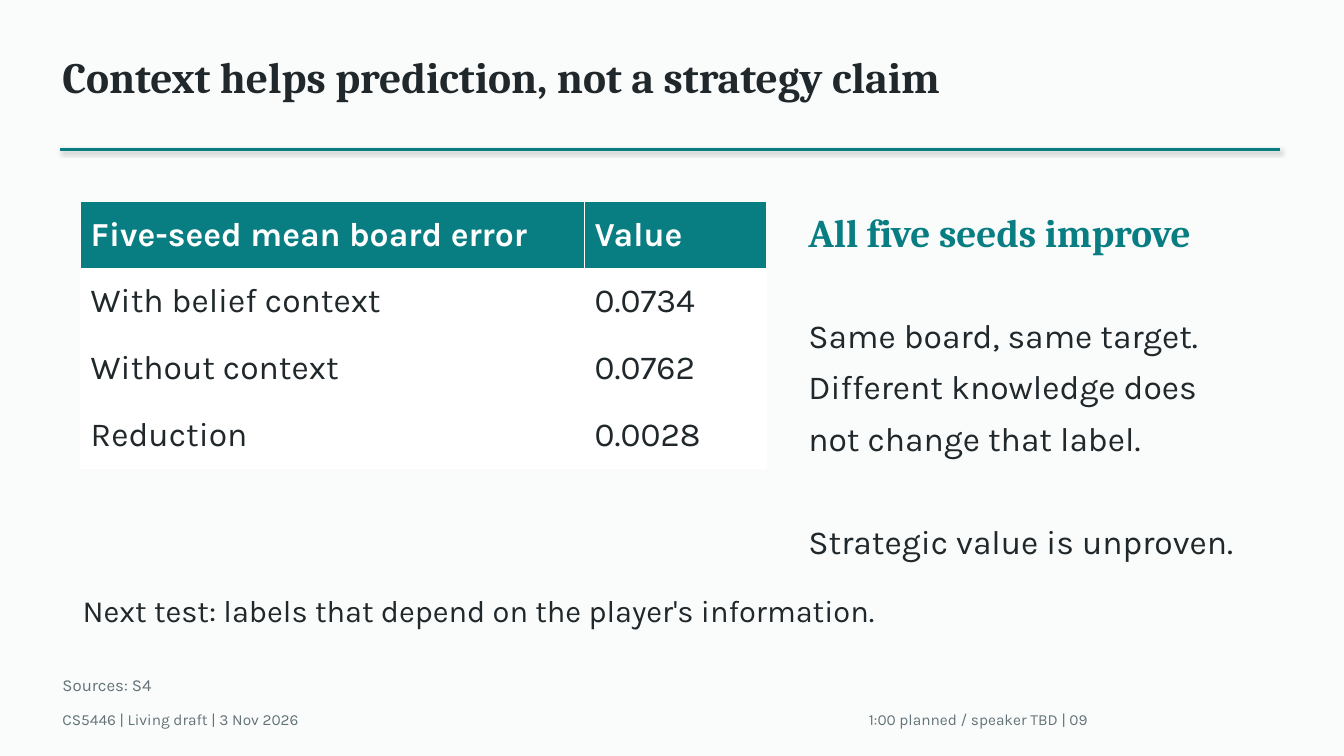
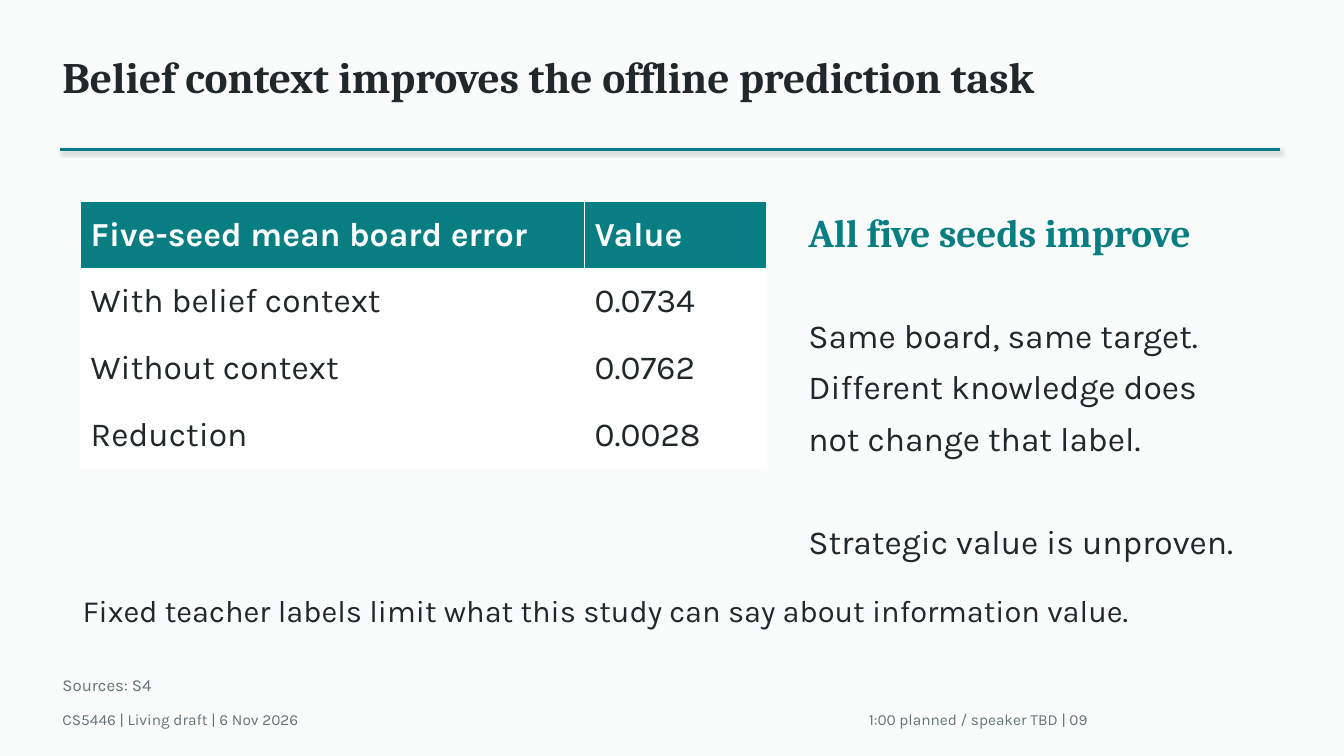
Before and after one commit to Mr-Teal/CS5446_project, a slide deck: slide 9 of docs/drafts/presentation-draft.pptx. Drawn at 1344x756 pixels with LibreOffice and Linux fonts; fonts in the diff are those of the drawing. Boxes give left, top, right and bottom in pixels: in the first picture for what was removed or moved away, otherwise in the second. Text is boxed around its words. In the diff, an @@ line names an element or a change of style, - is before the commit and + after.

```diff
--- a/docs/drafts/presentation-draft.pptx
+++ b/docs/drafts/presentation-draft.pptx
@@ text at [62, 62, 1034, 102]: text changed @@
-Context helps prediction, not a strategy claim
+Belief context improves the offline prediction task
@@ text at [83, 601, 1128, 630]: text changed @@
-Next test: labels that depend on the player's information.
+Fixed teacher labels limit what this study can say about information value.
@@ text at [62, 714, 298, 729]: text changed @@
-CS5446 | Living draft | 3 Nov 2026
+CS5446 | Living draft | 6 Nov 2026
```
Also in this commit, not shown: 15 other slides changed, 3 other files.
